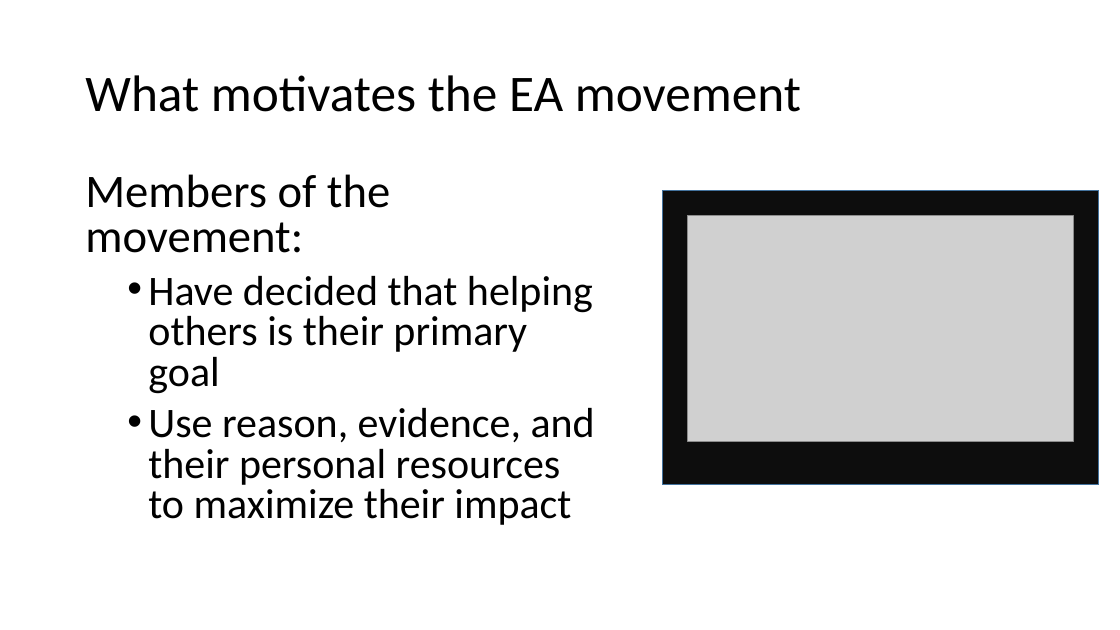
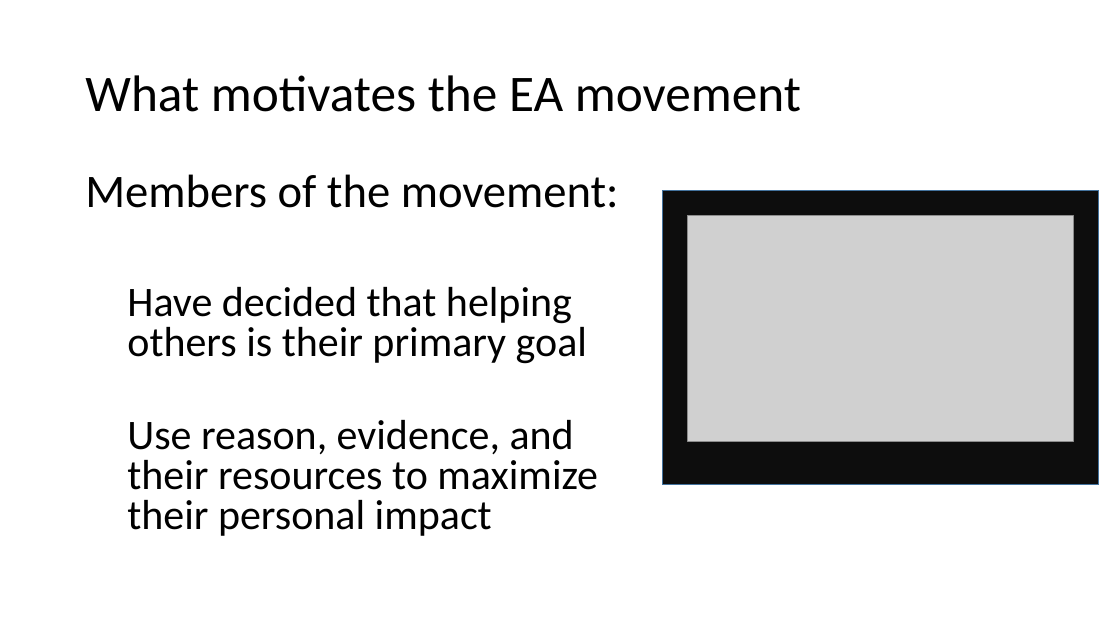
Before and after one commit to eanyc/eanyc.github.io, a slide deck: slide 4 of talk/talk.pptx. Drawn at 1120x630 pixels with LibreOffice and Linux fonts; fonts in the diff are those of the drawing; grey boxes stand for pictures; background and template pictures are left out. Boxes give left, top, right and bottom in pixels: in the first picture for what was removed or moved away, otherwise in the second. Text is boxed around its words. In the diff, an @@ line names an element or a change of style, - is before the commit and + after.

```diff
--- a/talk/talk.pptx
+++ b/talk/talk.pptx
@@ text at bbox=[127, 287, 587, 364]: bullet • to none @@
@@ text at bbox=[127, 420, 598, 536]: text changed @@
-  • Use reason, evidence, and their personal resources to maximize their impact
+  Use reason, evidence, and their resources to maximize their personal impact
```
Also in this commit, not shown: 6 other slides changed, 4 slides added, 3 slides removed.
